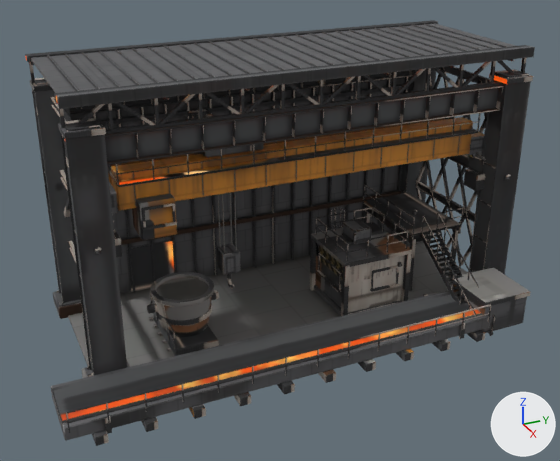
The glTF model Scene3D/assets/parts-colony/pourBay.glb as it was, and as the next commit left it.
Camera for both pictures: a camera (50 mm lens) standing at (40.7, -17.7, 24.3) and looking at (4.4, -1.3, 6.1). Arrows for +X, +Y and +Z are at lower right; the lights stay in place. The first picture is the older version. Vertices at exactly the same position are counted once.

Script lines for the objects in view, before the commit:
```python
me_pourbay = bpy.data.meshes.new('pourBay')
me_pourbay.from_pydata(...)  # 8824 vertices, 12523 faces; spans x -3.7..11.1, y -15.0..13.2, z -0.1..15.7
me_pourbay.materials.append(mat_colony_pourbay)
ob_pourbay = bpy.data.objects.new('pourBay', me_pourbay)
ob_pourbay.location = (0.0, 0.0, 0.0)
```
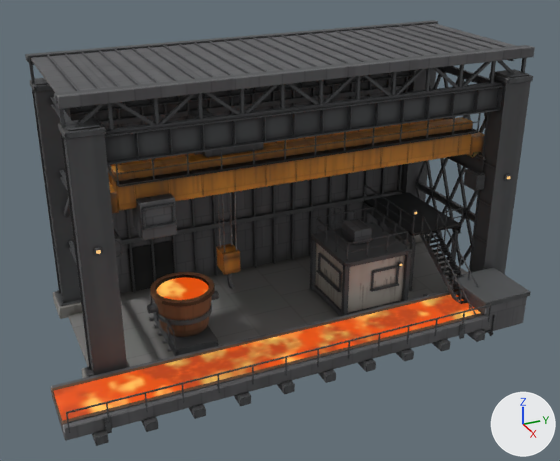
Where the change shows, as pixel boxes (x1, y1, x2, y2) in the pictures (560 x 461 px):
part 1 of me_pourbay, added
    after: (156, 275, 208, 289)
part 2 of me_pourbay, surface changed
    both: (25, 20, 535, 438)

The change, as a diff of the scene's bpy script:
```diff
--- a/Scene3D/assets/parts-colony/pourBay.glb.py
+++ b/Scene3D/assets/parts-colony/pourBay.glb.py
@@ me_pourbay @@
 # used by ob_pourbay; location = (0.0, 0.0, 0.0)
-me_pourbay.from_pydata(...)  # 8824 vertices, 12523 faces; spans x -3.7..11.1, y -15.0..13.2, z -0.1..15.7
+me_pourbay.from_pydata(...)  # 9000 vertices, 12761 faces; spans x -3.7..11.1, y -15.0..13.2, z -0.1..15.7
+# me_pourbay part 1: a new loose piece of 161 vertices spanning x 2.9..5.9, y -8.8..-5.7, z 3.6..3.8, in mat_colony_pourbay
+# me_pourbay part 2: 8621 kept faces spanning x -3.7..11.1, y -15.0..13.2, z -0.1..15.7 get new texture (UV) coordinates
+# other edits to the shape of me_pourbay do not show in these pictures
 me_pourbay.materials.append(mat_colony_pourbay)
```
